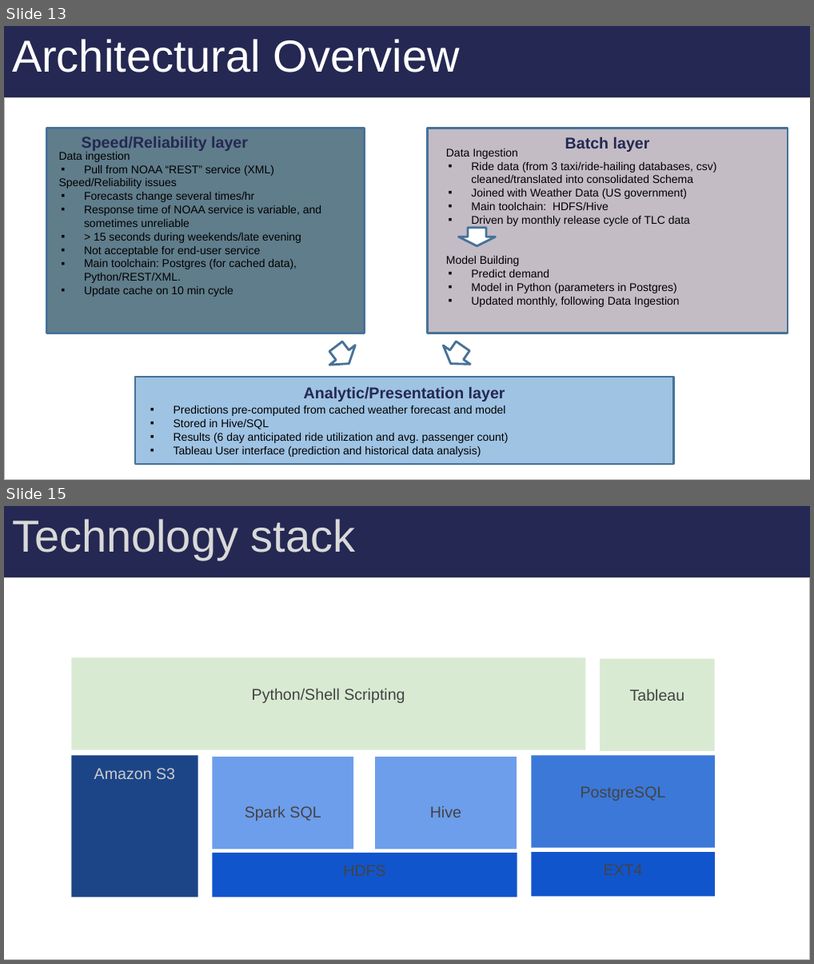
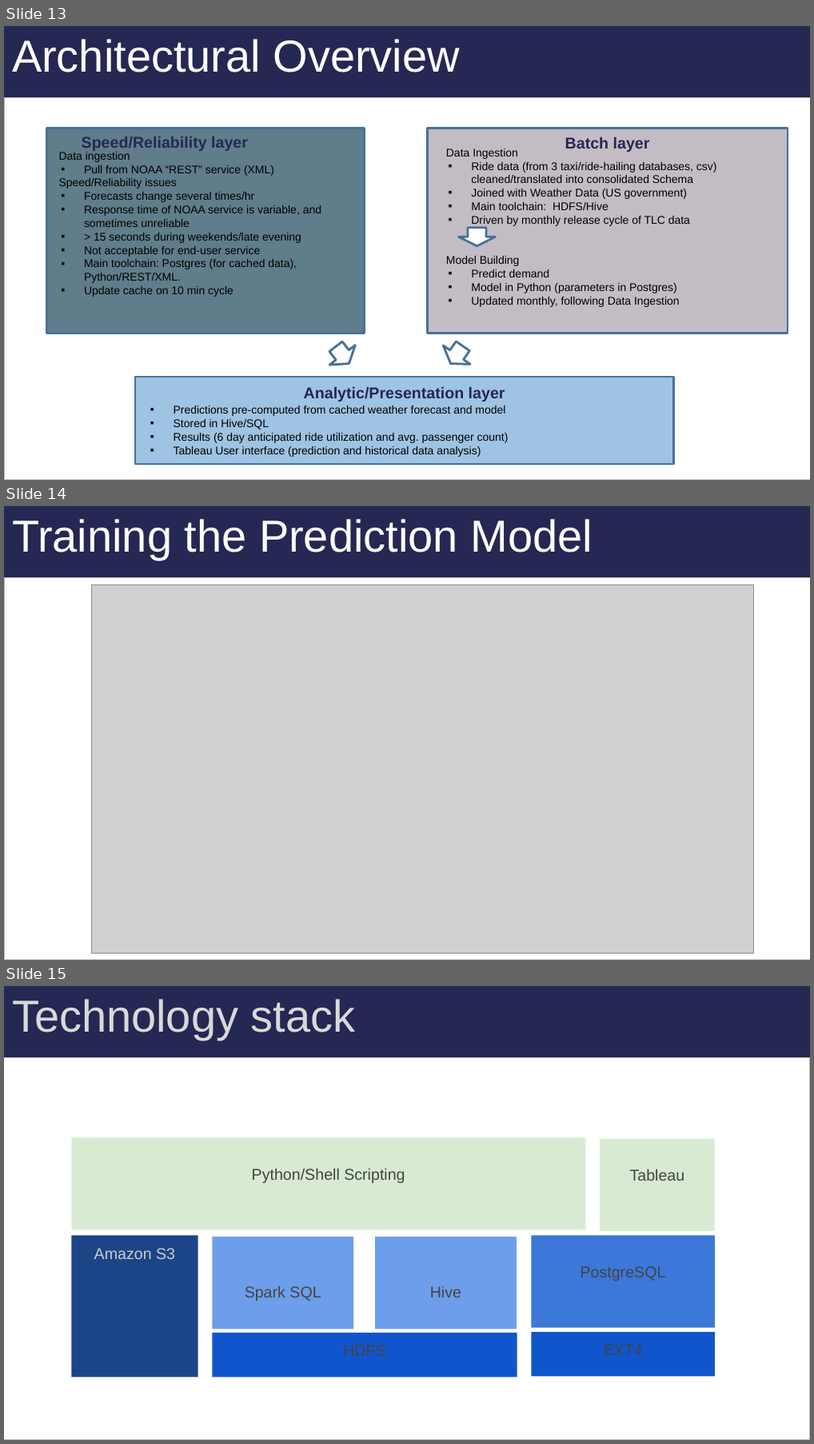
Before and after one commit to blakkan/CabStuff, a slide deck: W205-TaxiNYC-FinalPresentation-JB-RN-AP.pptx. Shown one above the other, each under a label of ours: slides 13 and 15 before the commit, slides 13, 14 and 15 after it; the slides between them are not shown. The pictures are 814x964 and 814x1444 pixels, drawn with LibreOffice and Linux fonts; fonts in the diff are those of the drawing; grey boxes stand for pictures. Boxes give left, top, right and bottom in pixels: in the first picture for what was removed or moved away, otherwise in the second. Text is boxed around its words. In the diff, an @@ line names an element or a change of style, - is before the commit and + after.

Commit message:
added green cab cost model

```diff
--- a/W205-TaxiNYC-FinalPresentation-JB-RN-AP.pptx
+++ b/W205-TaxiNYC-FinalPresentation-JB-RN-AP.pptx
@@ slide 14 added at box(4, 506, 810, 960), background gradient #B7B7B7 to #C2D8F5 to #E1EBF9; not listed: 1 template element that a slide beside it also shows @@
@@ title added at box(12, 519, 592, 560), 40 pt, text #FFFFFF @@
+Training the Prediction Model
@@ rectangle added at box(5, 578, 810, 959), fill #FFFFFF, outline #B7B7B7 0.75 pt @@
@@ picture added at box(91, 584, 754, 952) @@
```
Also in this commit, not shown: 1 slide removed.
